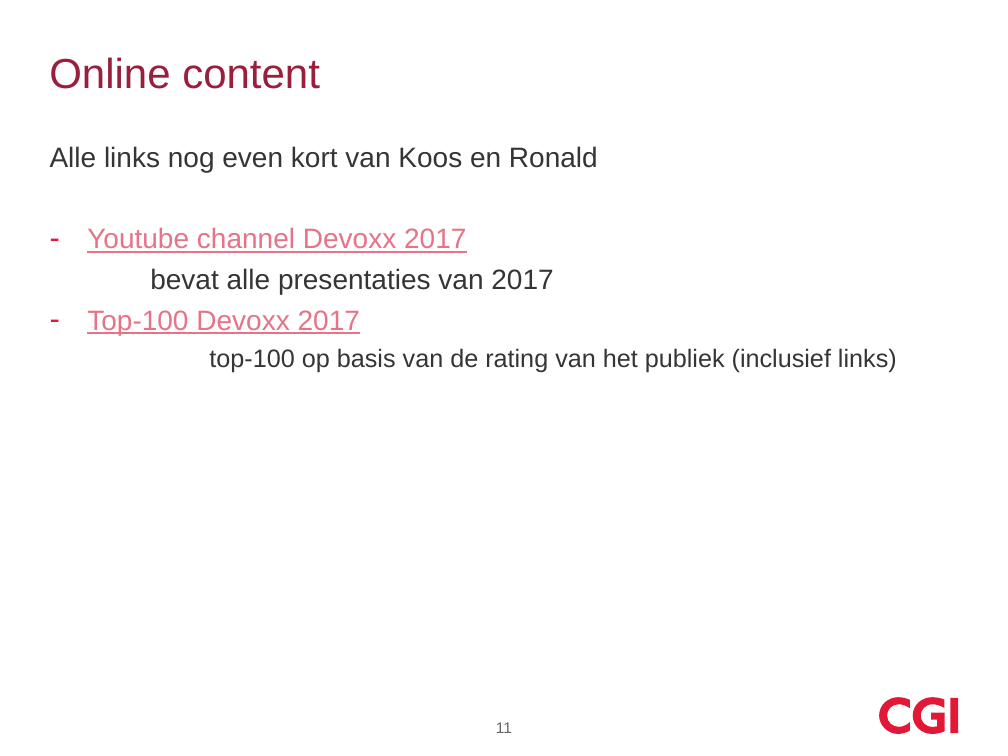
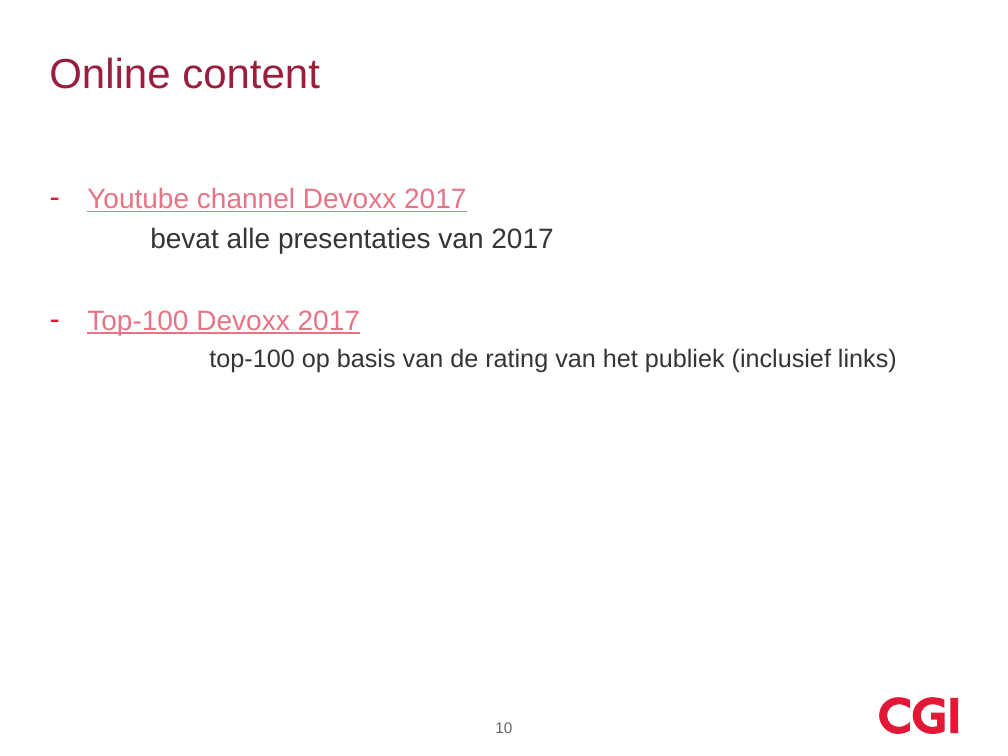
Before and after one commit to koosdrost/GeneralDir, a slide deck: slide 10 of devoxx_2017.pptx (slide 11 before the commit). Drawn at 1008x756 pixels with LibreOffice and Linux fonts; fonts in the diff are those of the drawing; background and template pictures are left out. Boxes give left, top, right and bottom in pixels: in the first picture for what was removed or moved away, otherwise in the second. Text is boxed around its words. In the diff, an @@ line names an element or a change of style, - is before the commit and + after.

Commit message:
afronding ronald

```diff
--- a/devoxx_2017.pptx
+++ b/devoxx_2017.pptx
@@ text at box(50, 146, 598, 172): paragraph removed @@
-Alle links nog even kort van Koos en Ronald
@@ page number at box(495, 722, 512, 733): text changed @@
-11
+10
```
Also in this commit, not shown: 4 other slides changed, 1 slide added, 2 slides removed.
